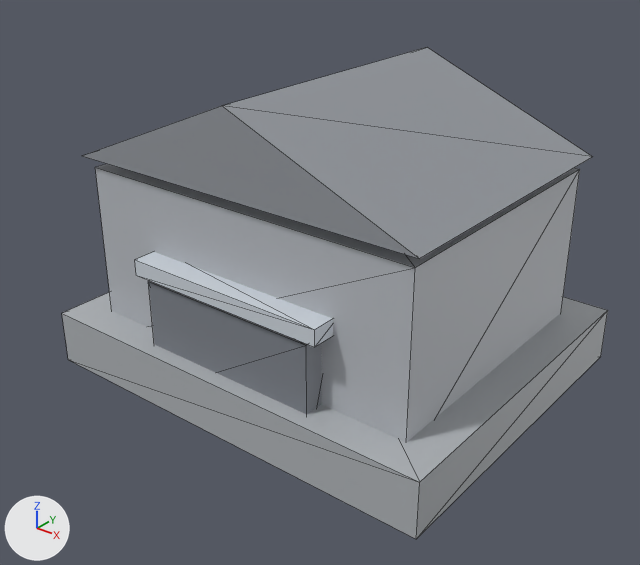
Renders of the glTF model models/building-garage.glb from each side of a commit.
Camera for both pictures: a 50 mm lens placed at (1.248, -1.625, 1.216), pointed at (0.013, -0.081, 0.259). Lighting does not change. The marker at lower left points along +X, +Y and +Z. The picture after the commit comes second. Mesh edges are drawn as thin lines. Where no turn or scale is listed for an object, it has been applied to the vertices.

The older version as bpy lines, for what is in view:
```python
me_geometry_0 = bpy.data.meshes.new('geometry_0')
me_geometry_0.from_pydata(...)  # 38 vertices, 56 faces; spans x -0.55..0.55, y -0.45..0.45, z 0.0..0.76
me_geometry_0.materials.append(mat_defaultmaterial)
ob_geometry_0 = bpy.data.objects.new('geometry_0', me_geometry_0)
ob_geometry_0.location = (0.0, 0.0, 0.0)
```
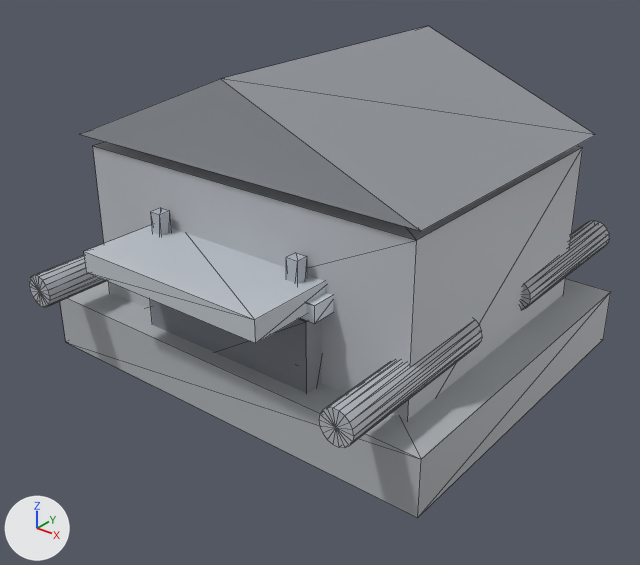
Changed parts and their boxes [x1, y1, x2, y2] in the pictures (640 x 565 px; the box of a moved part takes in the faces that stretch with it):
'geometry_0', reshaped (7% wider): before [62, 47, 608, 539]; after [29, 26, 611, 518]
part 1 of me_geometry_0, moved or reshaped: before [62, 292, 608, 539]; after [60, 279, 611, 518]
part 2 of me_geometry_0, moved or reshaped: before [95, 164, 580, 442]; after [93, 142, 583, 420]
part 3 of me_geometry_0, moved or reshaped: before [83, 47, 592, 259]; after [81, 26, 595, 231]
part 4 of me_geometry_0, moved or reshaped: before [148, 281, 322, 414]; after [150, 299, 322, 393]
part 5 of me_geometry_0, moved or reshaped: before [135, 252, 333, 347]; after [301, 292, 333, 324]
part 6 of me_geometry_0, added: after [84, 225, 326, 343]
part 7 of me_geometry_0, added: after [151, 208, 171, 236]
part 8 of me_geometry_0, added: after [286, 253, 307, 284]
part 9 of me_geometry_0, added: after [29, 256, 106, 307]
part 10 of me_geometry_0, added: after [520, 221, 609, 310]
part 11 of me_geometry_0, added: after [319, 319, 482, 448]

What the commit changed:
me_geometry_0 is used by ob_geometry_0; location (0.0, 0.0, 0.0).
me_geometry_0 had 38 vertices, 56 faces and spanned x -0.55..0.55, y -0.45..0.45, z 0.0..0.76.
me_geometry_0 now has 238 vertices, 416 faces and spans x -0.55..0.55, y -0.572..0.572, z 0.0..0.814.
me_geometry_0 part 1: the loose piece of 8 vertices spanning x -0.55..0.55, y -0.45..0.45, z 0.0..0.14 is moved by (0.0, 0.0, 0.054).
me_geometry_0 part 2: the loose piece of 8 vertices spanning x -0.46..0.46, y -0.36..0.36, z 0.07..0.53 is moved by (0.0, 0.0, 0.054).
me_geometry_0 part 3: the loose piece of 6 vertices spanning x -0.48..0.48, y -0.38..0.38, z 0.56..0.76 is moved by (0.0, 0.0, 0.054).
me_geometry_0 part 4: the loose piece of 8 vertices spanning x -0.24..0.24, y -0.41..-0.33, z 0.01..0.31 is moved by (0.0, 0.0, 0.054).
me_geometry_0 part 5: the loose piece of 8 vertices spanning x -0.27..0.27, y -0.42..-0.34, z 0.32..0.36 is moved by (0.0, 0.0, 0.054).
me_geometry_0 part 6: a new loose piece, a box spanning x -0.25..0.25, y -0.57..-0.31, z 0.389..0.439, in mat_defaultmaterial.
me_geometry_0 part 7: a new loose piece, a box spanning x -0.215..-0.185, y -0.405..-0.375, z 0.249..0.489, in mat_defaultmaterial.
me_geometry_0 part 8: a new loose piece, a box spanning x 0.185..0.215, y -0.405..-0.375, z 0.249..0.489, in mat_defaultmaterial.
me_geometry_0 part 9: a new loose piece, an 18-sided cylinder along y spanning x -0.482..-0.402, y -0.572..-0.112, z 0.245..0.323, in mat_defaultmaterial.
me_geometry_0 part 10: a new loose piece, an 18-sided cylinder along y spanning x 0.402..0.482, y 0.112..0.572, z 0.245..0.323, in mat_defaultmaterial.
me_geometry_0 part 11: a new loose piece, an 18-sided cylinder along y spanning x 0.402..0.482, y -0.572..-0.112, z 0.245..0.323, in mat_defaultmaterial.
Other edits to the shape of me_geometry_0 do not show in these pictures.
